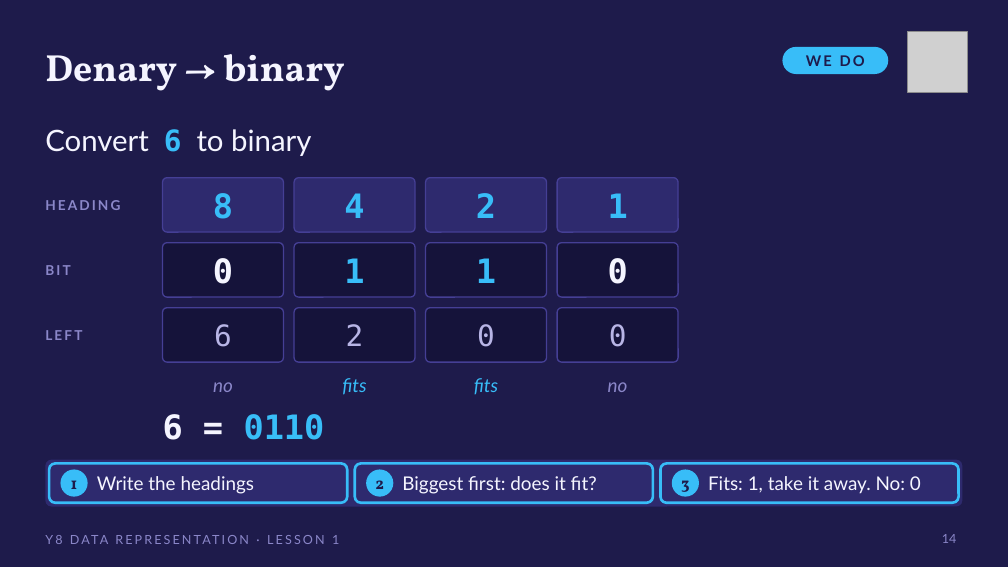
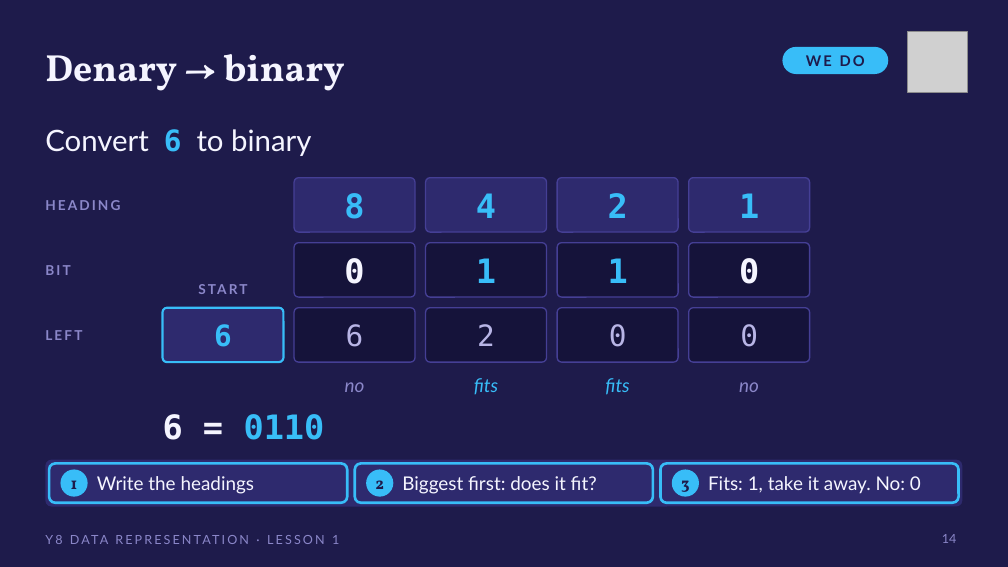
Before and after one commit to OGAComputing/interactive, a slide deck: slide 14 of _presentations/Y8_Data_Representation/L1_Binary_And_Denary.pptx. Drawn at 1008x567 pixels with LibreOffice and Linux fonts; fonts in the diff are those of the drawing; grey boxes stand for pictures. Boxes give left, top, right and bottom in pixels: in the first picture for what was removed or moved away, otherwise in the second. Text is boxed around its words. In the diff, an @@ line names an element or a change of style, - is before the commit and + after.

```diff
--- a/_presentations/Y8_Data_Representation/L1_Binary_And_Denary.pptx
+++ b/_presentations/Y8_Data_Representation/L1_Binary_And_Denary.pptx
@@ text "1": place and size @@
-text "1" at [344,258,364,283]
+text "1" at [739,193,759,218]
@@ rounded rectangle: place and size @@
-rounded rectangle at [163,178,284,232]
+rounded rectangle at [689,178,810,232]
@@ text added at [163,243,284,297], 13 pt, text #8B87C9, bold @@
+START
@@ text "1": place and size @@
-text "1" at [608,193,628,218]
+text "1" at [608,258,628,283]
@@ rounded rectangle: place and size @@
-rounded rectangle at [163,243,284,297]
+rounded rectangle at [689,243,810,297]
@@ text "6" at [214,324,232,347]: text colour #B8B5E6 to #38BDF8, bold on @@
@@ rounded rectangle at [163,308,284,362]: fill #15133A to #2E2A6E; outline #453F95 1.25 pt to #38BDF8 2 pt @@
@@ text added at [346,324,364,347], 28 pt, text #B8B5E6 @@
+6
@@ 8 texts: place and size @@
-8 texts at [213,193,628,392]
+8 texts at [344,193,759,392]
@@ text "0": place and size @@
-text "0" at [477,324,495,347]
+text "0" at [740,324,758,347]
@@ rounded rectangle added at [689,308,810,362], fill #15133A, outline #453F95 1.25 pt @@
@@ text "fits": place and size @@
-text "fits" at [342,378,366,395]
+text "fits" at [605,378,629,395]
```
Also in this commit, not shown: 2 other slides changed, 12 other files.
